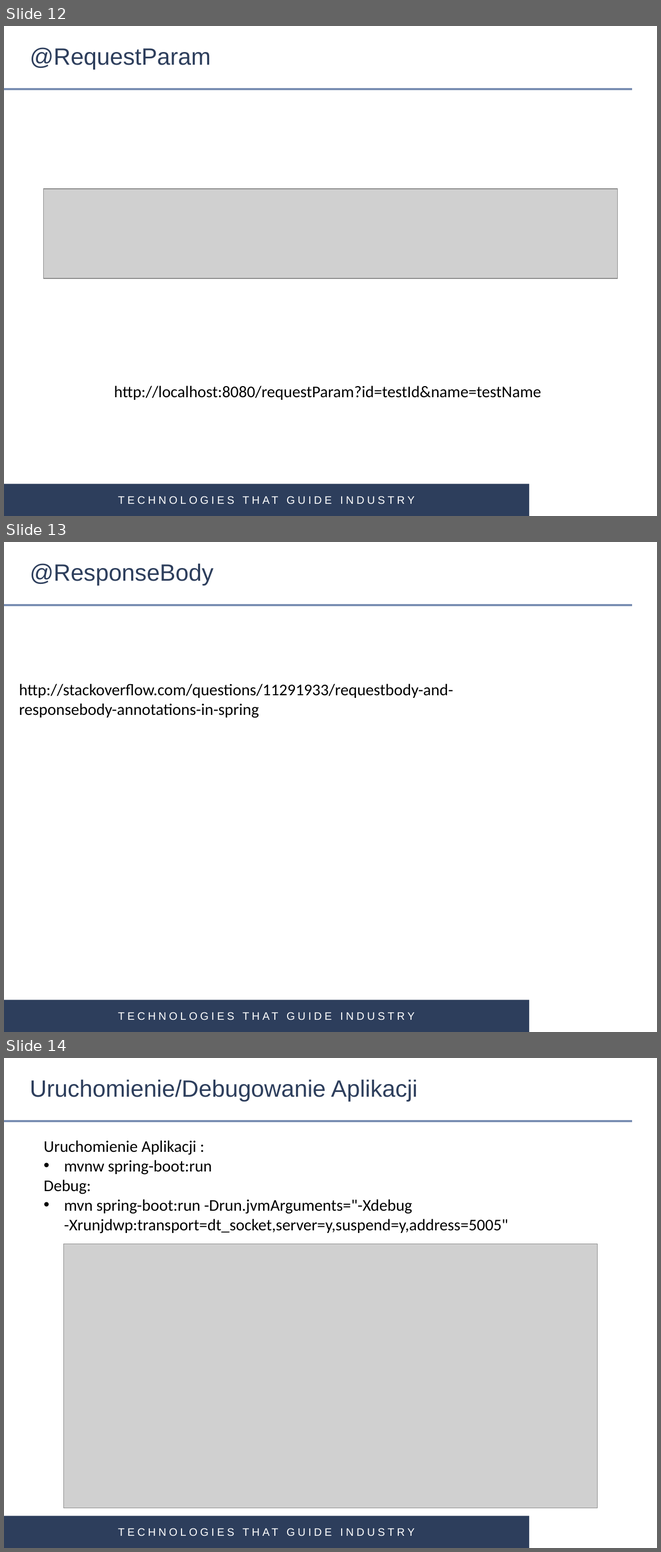
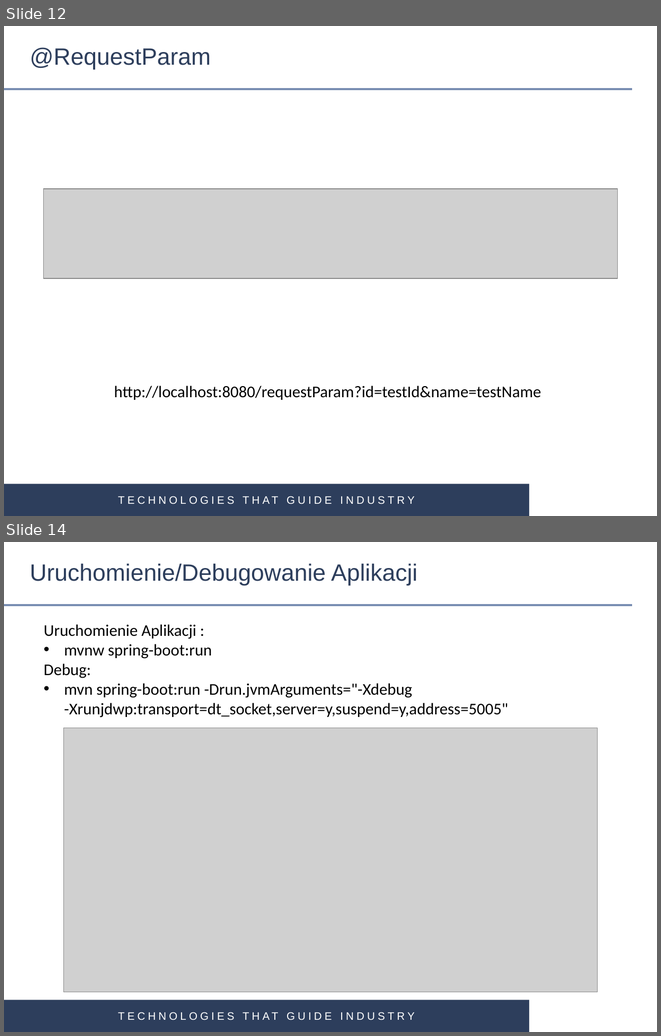
Before and after one commit to gardian91/SPRING_MVC-PSK, a slide deck: Spring MVC.pptx. Shown one above the other, each under a label of ours: slides 12, 13 and 14 before the commit, slides 12 and 14 after it; the slides between them are not shown. The pictures are 661x1552 and 661x1036 pixels, drawn with LibreOffice and Linux fonts; fonts in the diff are those of the drawing; grey boxes stand for pictures; background and template pictures are left out. Boxes give left, top, right and bottom in pixels: in the first picture for what was removed or moved away, otherwise in the second. Text is boxed around its words. In the diff, an @@ line names an element or a change of style, - is before the commit and + after.

```diff
--- a/Spring MVC.pptx
+++ b/Spring MVC.pptx
@@ slide 13 removed at [4, 542, 657, 1032], background #FFFFFF; not listed: 3 template elements that a slide beside it also shows @@
@@ title removed at [30, 563, 214, 585] @@
-@ResponseBody
@@ text removed at [19, 684, 453, 718] @@
-http://stackoverflow.com/questions/11291933/requestbody-and-responsebody-annotations-in-spring
```
Also in this commit, not shown: 1 slide changed, 2 slides added, 1 other slide removed, 4 other files.
